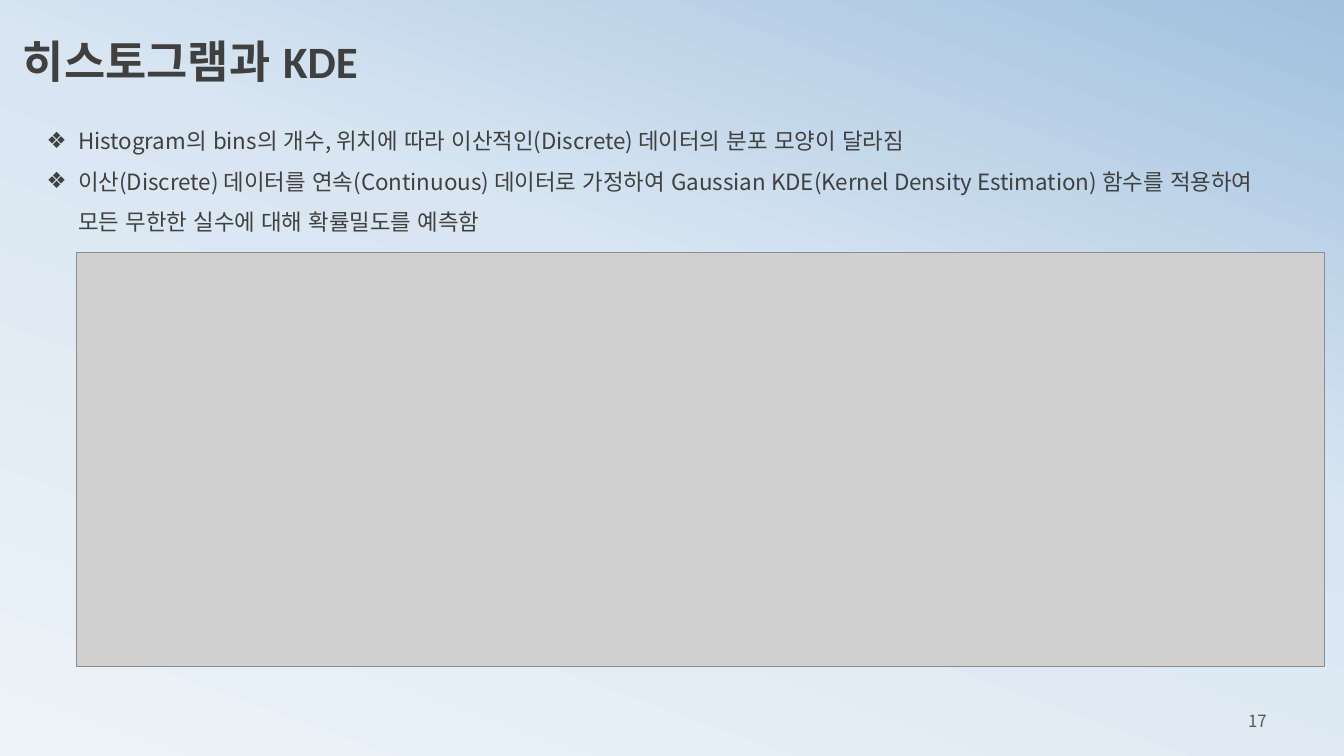
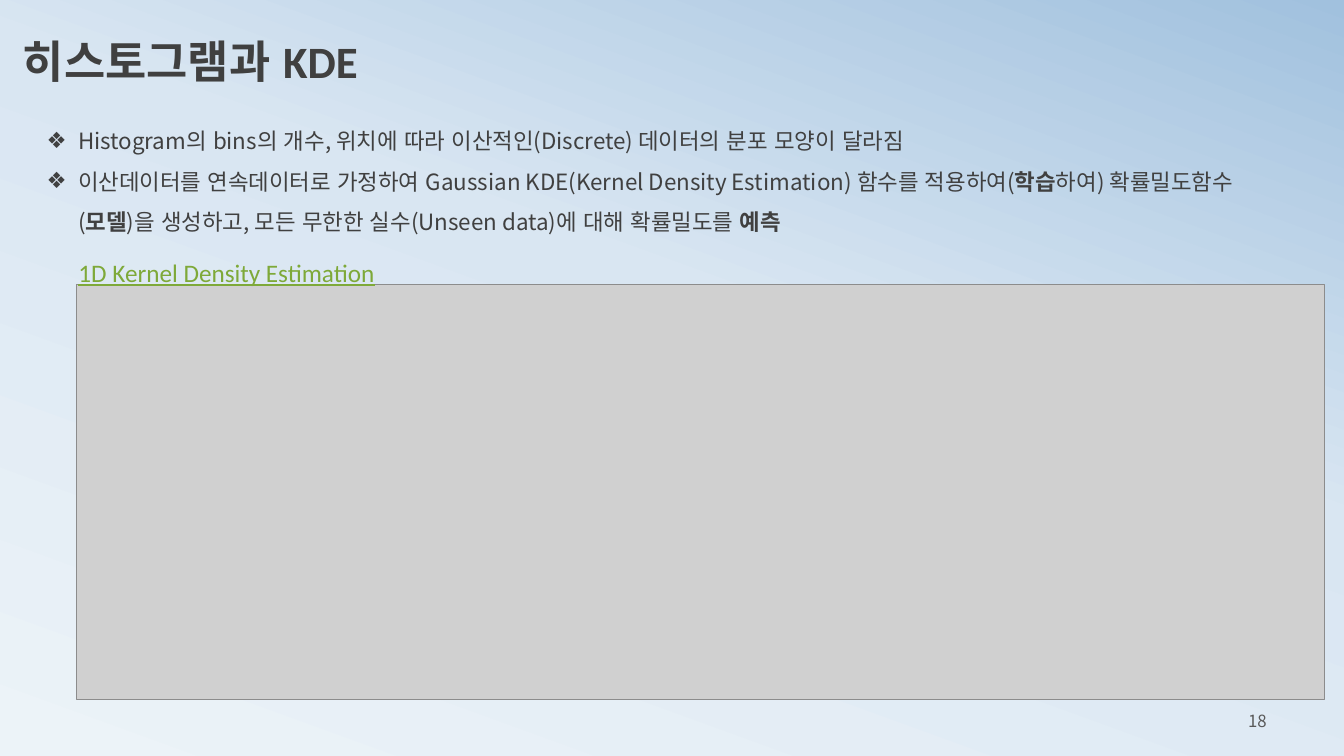
Before and after one commit to ancestor9/mathematics-for-machine-learning, a slide deck: slide 18 of 3_probability theory for machine learning.pptx (slide 17 before the commit). Drawn at 1344x756 pixels with LibreOffice and Linux fonts; fonts in the diff are those of the drawing; grey boxes stand for pictures. Boxes give left, top, right and bottom in pixels: in the first picture for what was removed or moved away, otherwise in the second. Text is boxed around its words. In the diff, an @@ line names an element or a change of style, - is before the commit and + after.

```diff
--- a/3_probability theory for machine learning.pptx
+++ b/3_probability theory for machine learning.pptx
@@ text at [78, 171, 1233, 234]: text changed @@
-❖ 이산(Discrete) 데이터를 연속(Continuous) 데이터로 가정하여 Gaussian KDE(Kernel Density Estimation) 함수를 적용하여 모든 무한한 실수에 대해 확률밀도를 예측함
+❖ 이산데이터를 연속데이터로 가정하여 Gaussian KDE(Kernel Density Estimation) 함수를 적용하여(학습하여) 확률밀도함수(모델)을 생성하고, 모든 무한한 실수(Unseen data)에 대해 확률밀도를 예측
@@ text added at [78, 264, 374, 287], 18 pt, text #7EA939, underline @@
+1D Kernel Density Estimation
@@ picture: place and size @@
-picture at [77, 252, 1325, 666]
+picture at [77, 285, 1325, 700]
@@ page number at [1248, 714, 1267, 727]: text changed @@
-17
+18
```
Also in this commit, not shown: 14 other slides changed, 6 slides added, 4 slides removed.
